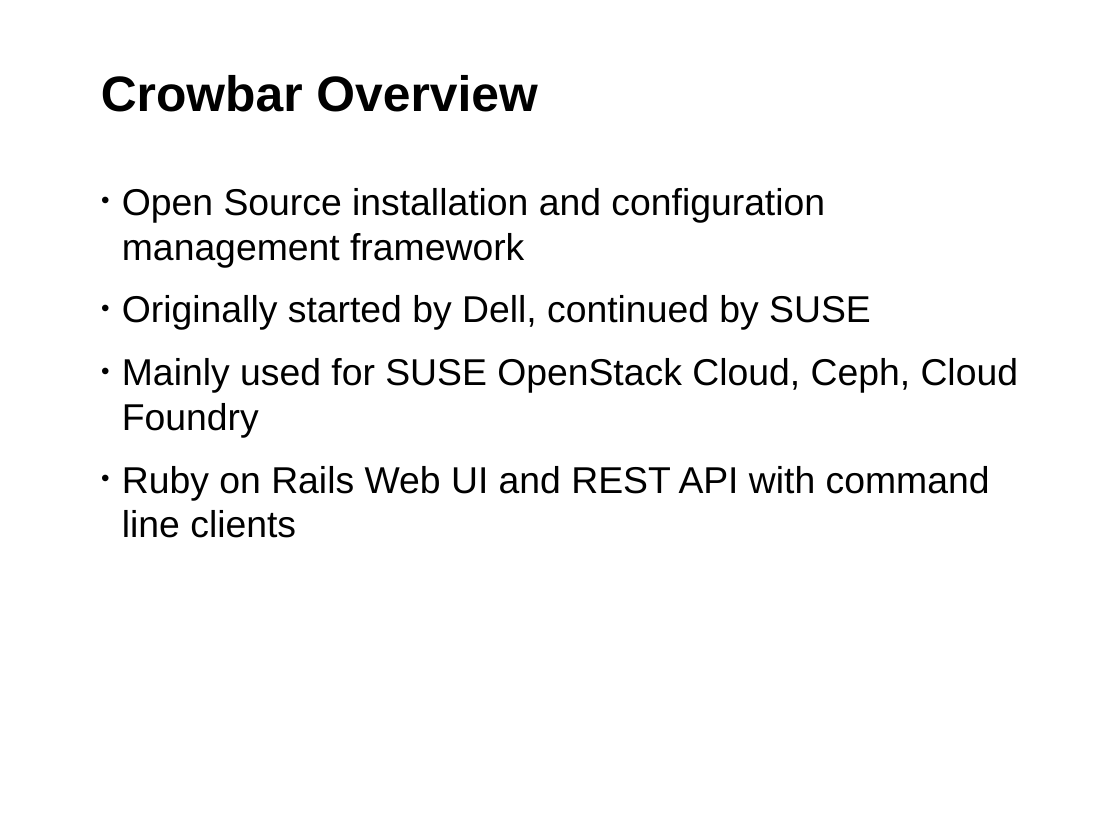
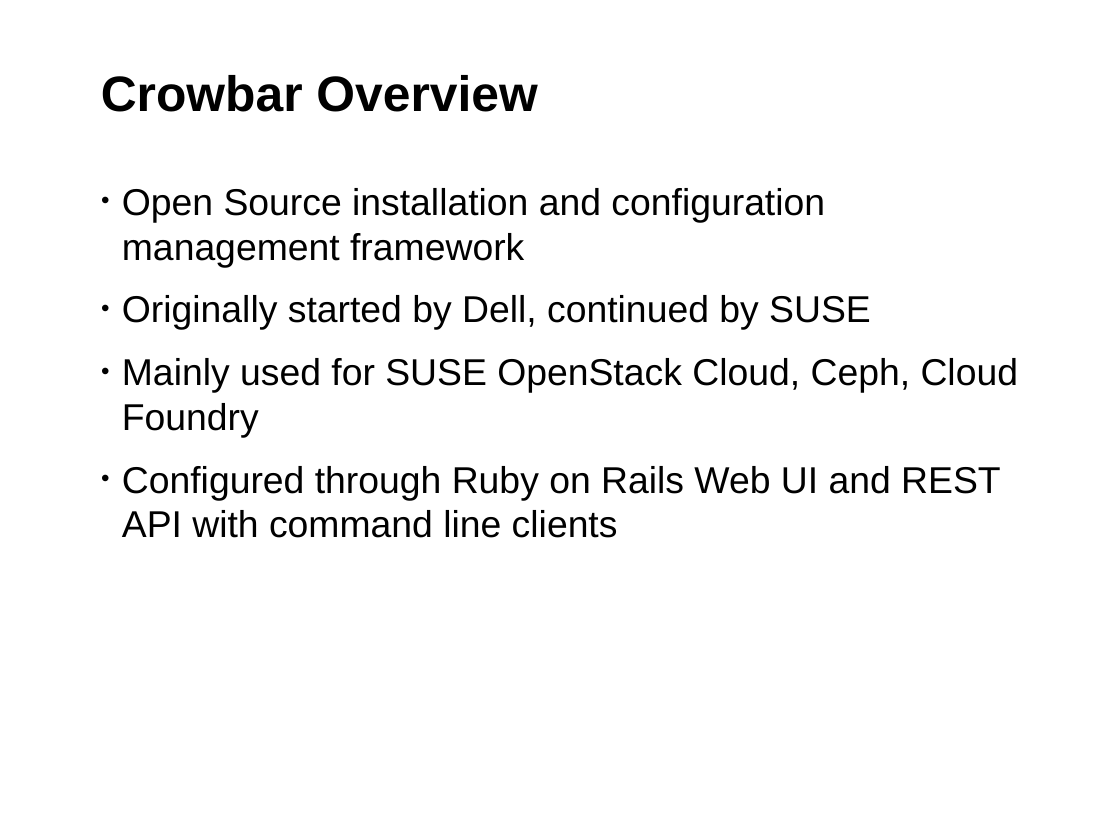
Before and after one commit to jgrassler/talks, a slide deck: slide 3 of crowbar-101/presentation.odp. Drawn at 1120x840 pixels with LibreOffice and Linux fonts; fonts in the diff are those of the drawing; background and template pictures are left out. Boxes give left, top, right and bottom in pixels: in the first picture for what was removed or moved away, otherwise in the second. Text is boxed around its words. In the diff, an @@ line names an element or a change of style, - is before the commit and + after.

```diff
--- a/crowbar-101/presentation.odp
+++ b/crowbar-101/presentation.odp
@@ text at <box>122,466,1000,538</box>: text changed @@
-• Ruby on Rails Web UI and REST API with command line clients
+• Configured through Ruby on Rails Web UI and REST API with command line clients
```
Also in this commit, not shown: 2 other slides changed, 3 other files.
